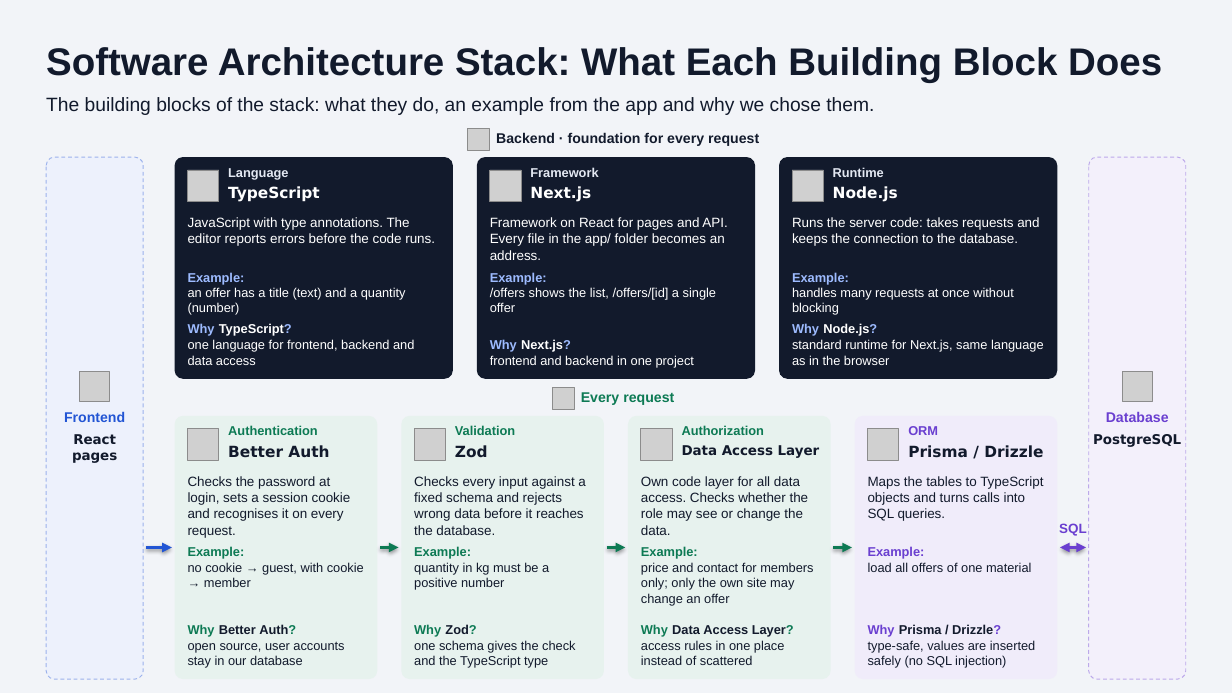
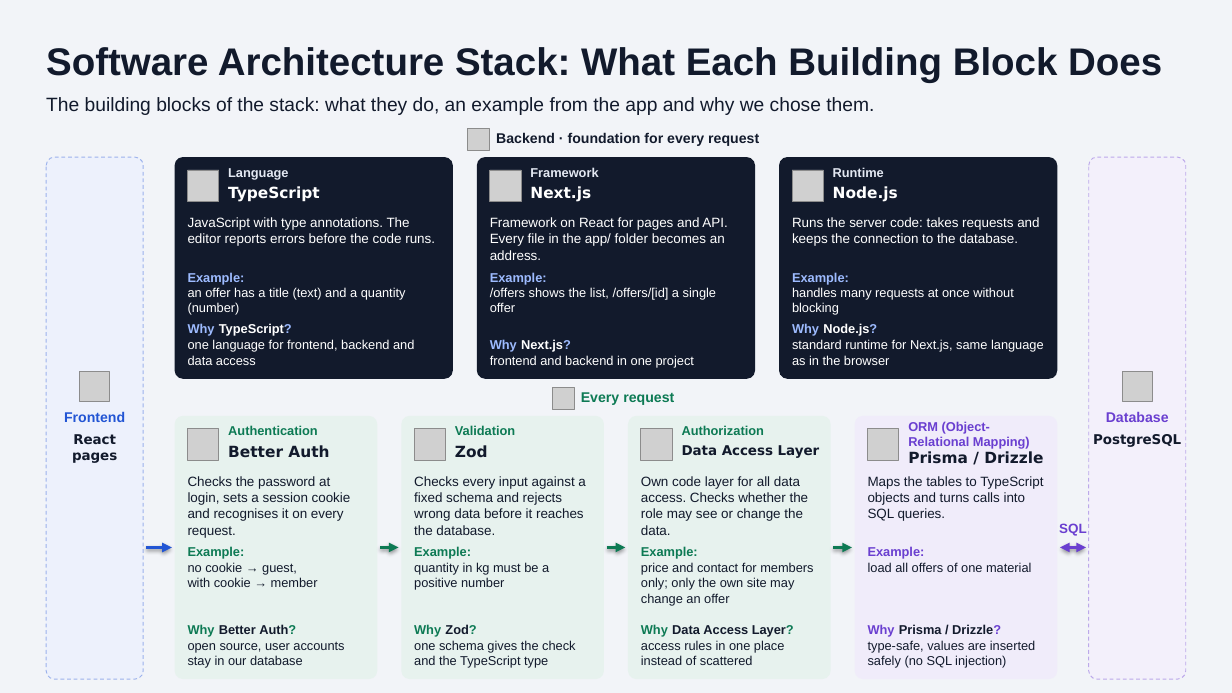
Before and after one commit to lu4k87/__project_applied_research, a slide deck: slide 2 of Praesentation/folien/App-Architecture-EN.pptx. Drawn at 1232x693 pixels with LibreOffice and Linux fonts; fonts in the diff are those of the drawing; grey boxes stand for pictures. Boxes give left, top, right and bottom in pixels: in the first picture for what was removed or moved away, otherwise in the second. Text is boxed around its words. In the diff, an @@ line names an element or a change of style, - is before the commit and + after.

```diff
--- a/Praesentation/folien/App-Architecture-EN.pptx
+++ b/Praesentation/folien/App-Architecture-EN.pptx
@@ text "Prisma / Drizzle" moved from (x1=908, y1=445, x2=1043, y2=458) to (x1=908, y1=451, x2=1043, y2=464) @@
@@ text at (x1=908, y1=421, x2=1030, y2=449): text changed @@
-ORM
+ORM (Object-
+Relational Mapping)
@@ text "Checks the password at login, ..." rewrapped from (x1=188, y1=476, x2=364, y2=587) to (x1=188, y1=476, x2=351, y2=587) @@
```
Also in this commit, not shown: 4 other files.
